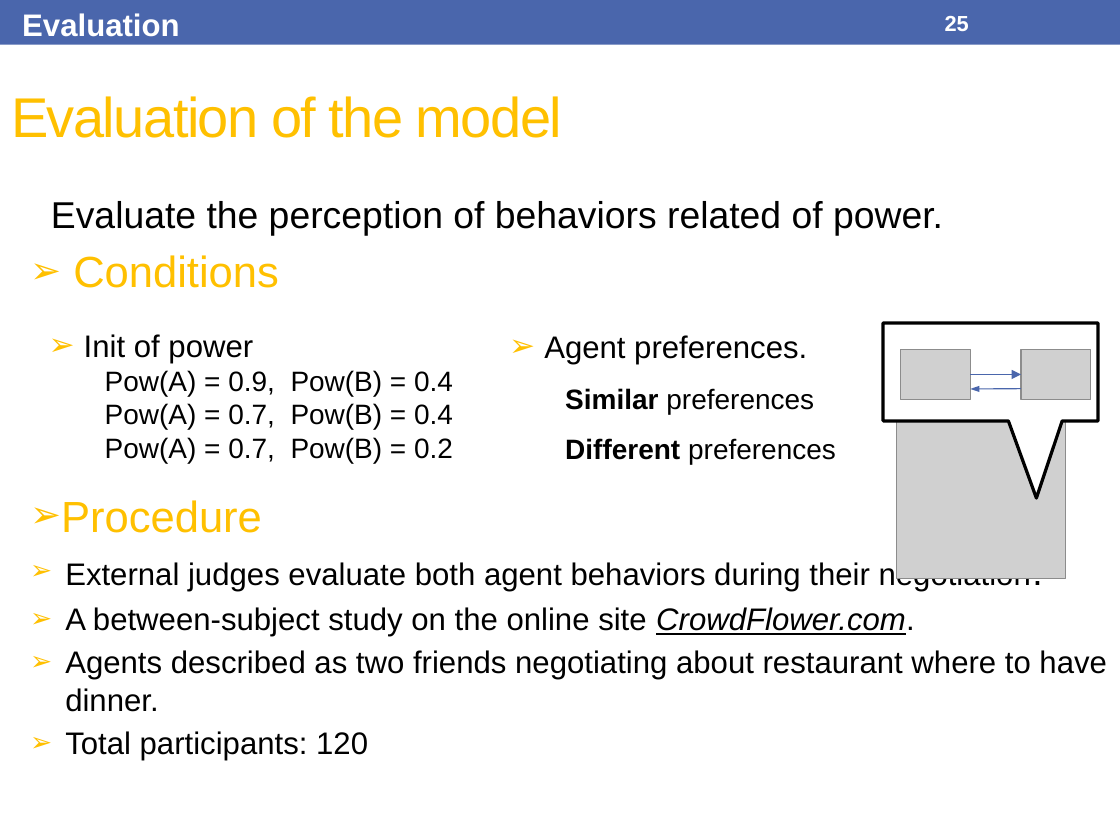
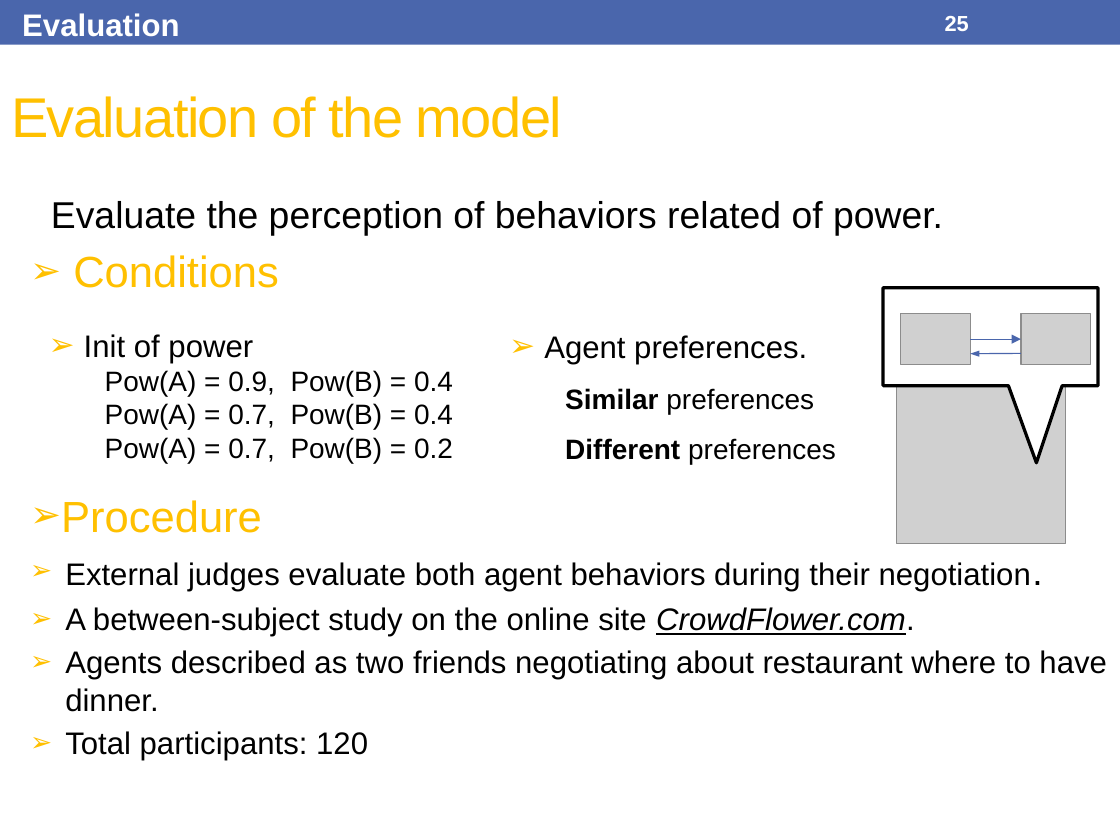
Before and after one commit to Olydia/Discolog, a slide deck: slide 25 of papers/Presentations/IVA17/IVA17.pptx. Drawn at 1120x840 pixels with LibreOffice and Linux fonts; fonts in the diff are those of the drawing; grey boxes stand for pictures. Boxes give left, top, right and bottom in pixels: in the first picture for what was removed or moved away, otherwise in the second. Text is boxed around its words. In the diff, an @@ line names an element or a change of style, - is before the commit and + after.

```diff
--- a/papers/Presentations/IVA17/IVA17.pptx
+++ b/papers/Presentations/IVA17/IVA17.pptx
@@ 3 pictures, 2 arrows, 1 speech box: place and size @@
-3 pictures, 2 arrows, 1 speech box at (883,323,1098,579)
+3 pictures, 2 arrows, 1 speech box at (883,288,1098,543)
```
Also in this commit, not shown: 8 other slides changed, 1 slide added, 1 other file.
